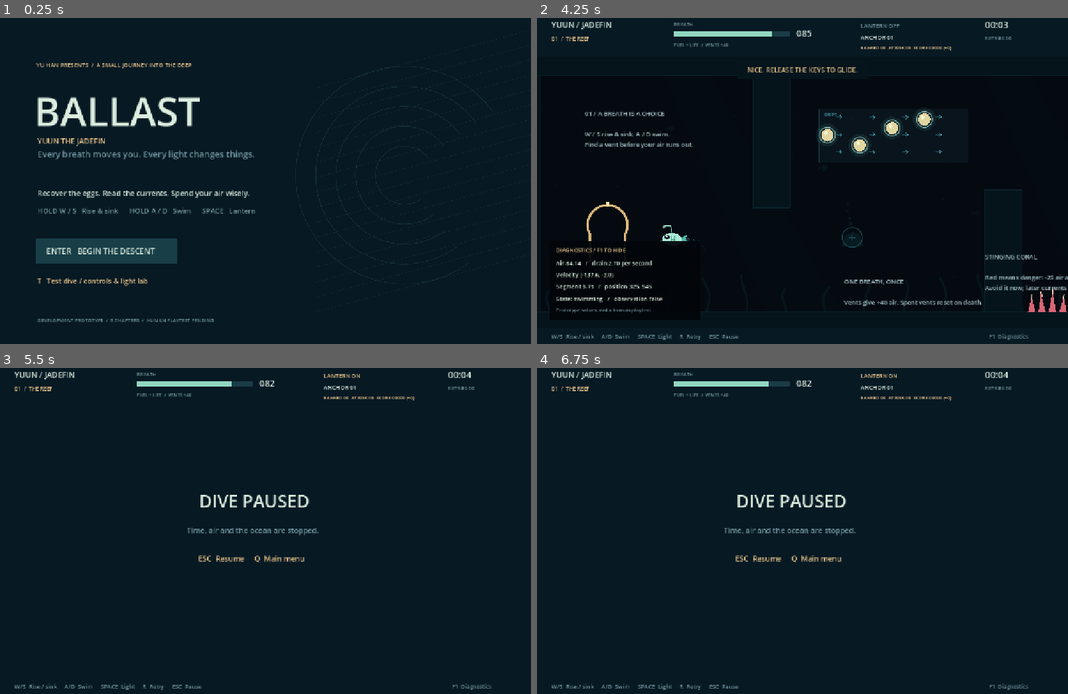
Above: before the commit, frames 1-4 (two rows, left to right).
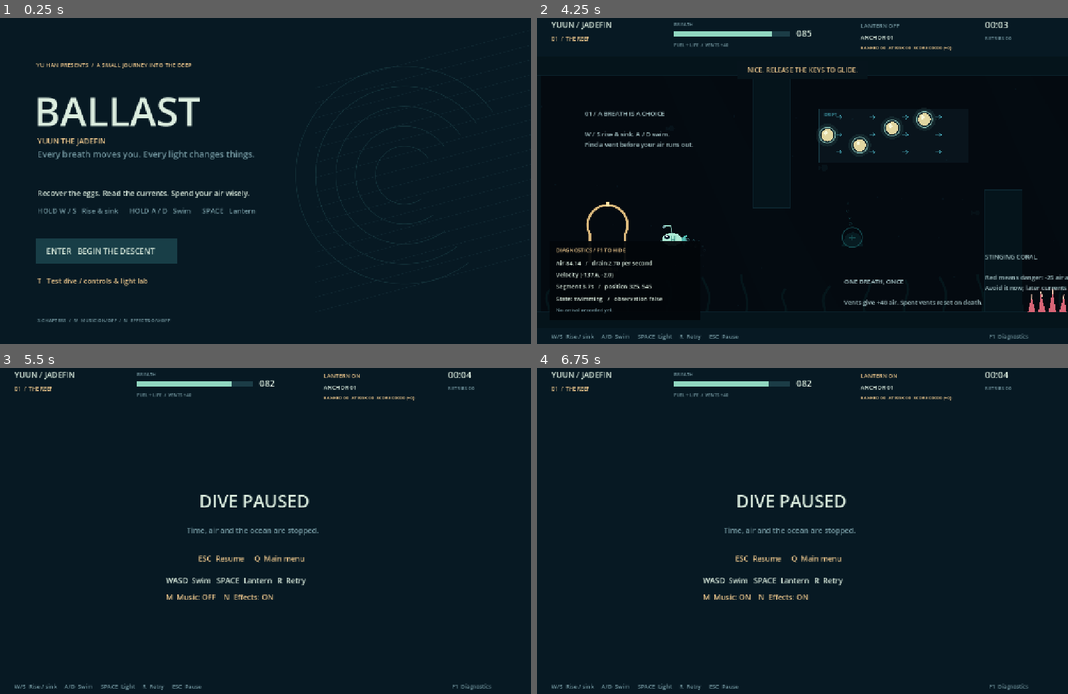
Above: after the commit, the same moments.

Repository: yhan3-ctrl/ballast
Game: Godot game, scene res://scenes/Main.tscn
The game is run twice, just before and just after one commit, with the same random seed, the same clock (stepped at 60 frames per second) and the same inputs.
Inputs:
- Up to frame 1 (0.25 s): no input
- Up to frame 2 (4.25 s): tap Enter (start) at 0.5, 0.8, 1.35 s; hold D (right) 0.53-1.28 s; hold Space (lantern) 0.53-1.28 s; hold S (down) 1.28-2.03 s; tap M at 1.55, 2.1 s; hold D (right) 2.03-2.78 s; tap N at 2.3, 2.85 s; hold W (up) 2.78-3.53 s; tap T at 3.05, 3.6 s; hold A (left) from 3.53 s (still down); hold Space (lantern) from 3.53 s (still down); tap F1 (debug) at 4.15 s
- Up to frame 3 (5.5 s): release Space (lantern) at 4.28 s; tap Space (lantern) at 4.35 s; tap Enter (start) at 4.55 s; tap Escape (pause) at 4.9 s; release A (left) at 5.03 s; hold S (down) from 5.03 s (still down); hold Enter (start) from 5.03 s (still down); tap M at 5.3 s
- Up to frame 4 (6.75 s): release S (down) at 5.78 s; release Enter (start) at 5.78 s; hold D (right) 5.78-6.53 s; tap M at 5.85 s; tap N at 6.05, 6.6 s; tap R (restart) at 6.5 s; hold W (up) from 6.53 s (still down)

The runs differ from the first frame. In frame 1, 0.2% of the frame differs, in the area x 7-41%, y 92-94%; in frame 2, less than 0.1%; in frame 3, 0.5%, in the area x 31-58%, y 64-72%; in frame 4, 0.5%.

Commit message:
fix: make Glimmer fair and unify segment settlement

Diff:
--- a/project.godot
+++ b/project.godot
@@ -11,7 +11,7 @@
 [application]
 
 config/name="Ballast"
-config/version="0.5.1"
+config/version="0.5.2"
 run/main_scene="res://scenes/Main.tscn"
 config/features=PackedStringArray("4.7", "GL Compatibility")
 config/icon="res://assets/icon.svg"
--- a/scripts/glimmer.gd
+++ b/scripts/glimmer.gd
@@ -1,4 +1,4 @@
-extends Node2D
+extends CharacterBody2D
 
 enum State { DRIFT, ATTRACTED, RETURN }
 var state: State = State.DRIFT
@@ -14,6 +14,22 @@
 var saw_attraction: bool = false
 var saw_return: bool = false
 
+var attraction_time: float = 0.0
+var alert_left: float = 0.0
+
+func _ready() -> void:
+	collision_layer = 0
+	collision_mask = 1
+	var collider := CollisionShape2D.new()
+	var circle := CircleShape2D.new()
+	circle.radius = 20.0
+	collider.shape = circle
+	add_child(collider)
+
+func has_sight_to(point: Vector2) -> bool:
+	var query := PhysicsRayQueryParameters2D.create(global_position, point, 1)
+	return get_world_2d().direct_space_state.intersect_ray(query).is_empty()
+
 func setup(area: Rect2, owner_world: Node2D, seg: int, safe: bool = false) -> void:
 	bounds = area
 	home = area.get_center()
@@ -28,6 +44,8 @@
 	phase = 0.0
 	saw_attraction = false
 	saw_return = false
+	attraction_time = 0.0
+	alert_left = 0.0
 	queue_redraw()
 
 func _physics_process(delta: float) -> void:
@@ -35,13 +53,16 @@
 	if not is_instance_valid(world.player) or world.player.dying:
 		return
 	var p = world.player
-	var detect: bool = p.lantern_on and position.distance_to(p.position) < detection_radius
+	var detect: bool = p.lantern_on and position.distance_to(p.position) < detection_radius and has_sight_to(p.global_position)
 	if detect:
+		if state != State.ATTRACTED:
+			alert_left = 0.35
 		state = State.ATTRACTED
-		saw_attraction = true
+		attraction_time += delta
+		saw_attraction = attraction_time >= 0.6 and position.distance_to(home) >= 30.0
 	elif state == State.ATTRACTED:
 		state = State.RETURN
-		saw_return = saw_attraction
+		attraction_time = 0.0
 	var target := home
 	match state:
 		State.DRIFT:
@@ -51,18 +72,24 @@
 			target = p.position
 		State.RETURN:
 			if position.distance_to(home) < 5:
+				saw_return = saw_attraction
 				state = State.DRIFT
 				phase = 0.0
 	target = target.clamp(bounds.position + Vector2(20, 20), bounds.end - Vector2(20, 20))
-	position = position.move_toward(target, speed * delta)
-	if not harmless and p.invulnerable_left <= 0 and position.distance_to(p.position) < 34:
+	alert_left = maxf(0.0, alert_left - delta)
+	var step_speed := speed if state == State.ATTRACTED else 120.0
+	if alert_left <= 0.0:
+		move_and_collide(position.direction_to(target) * minf(step_speed * delta, position.distance_to(target)))
+	if not harmless and p.invulnerable_left <= 0 and position.distance_to(p.position) < 34 and has_sight_to(p.global_position):
 		p.begin_drowning("Glimmer contact")
 	if harmless and saw_attraction and saw_return:
 		world.complete_observation()
 	queue_redraw()
 
 func _draw() -> void:
-	var c := Color("f3aa98") if state == State.ATTRACTED else Color("b7a7ec")
+	var c := Color("f3aa98") if state == State.ATTRACTED else (Color("91d7c0") if harmless else Color("b7a7ec"))
+	if alert_left > 0.0:
+		draw_arc(Vector2.ZERO, 33, 0, TAU, 32, Color("ffd191"), 3.0, true)
 	var pulse: float = 1.0 + sin(clock * 3.5) * 0.06
 	draw_circle(Vector2.ZERO, 22 * pulse, Color(c, 0.16))
 	draw_colored_polygon(PackedVector2Array([Vector2(-19, 7), Vector2(-19, -5), Vector2(-10, -19), Vector2(10, -19), Vector2(19, -5), Vector2(19, 7)]), c)
--- a/scripts/hud.gd
+++ b/scripts/hud.gd
@@ -30,7 +30,7 @@
 		draw_rect(Rect2(88, 541, 340, 61), Color("183e47"))
 		text(Vector2(112, 580), "ENTER   BEGIN THE DESCENT", 19)
 		text(Vector2(90, 651), "T   Test dive / controls & light lab", 17, GOLD)
-		text(Vector2(90, 744), "DEVELOPMENT PROTOTYPE  /  3 CHAPTERS  /  HUMAN PLAYTEST PENDING", 12, MUTED)
+		text(Vector2(90, 744), "3 CHAPTERS  /  M  MUSIC ON/OFF  /  N  EFFECTS ON/OFF", 12, MUTED)
 		return
 	if not is_instance_valid(world.player):
 		return
@@ -72,7 +72,7 @@
 		draw_rect(Rect2(369, 170, 542, 46), Color(0.025, 0.08, 0.11, 0.96))
 		text(Vector2(406, 199), "AT RISK  —  PEARLS BANK AT THE NEXT ANCHOR", 16, GOLD)
 	if p.dying:
-		text(Vector2(487, 395), "OUT OF BREATH", 32, GOLD)
+		text(Vector2(487, 395), p.death_reason.to_upper(), 32, GOLD)
 		text(Vector2(476, 432), "Returning to your last anchor...", 18)
 	if world.debug_visible:
 		draw_rect(Rect2(30, 550, 365, 188), Color(0.01, 0.025, 0.04, 0.95))
@@ -81,12 +81,14 @@
 		text(Vector2(46, 635), "Velocity (%+.1f, %+.1f)" % [p.velocity.x, p.velocity.y], 14)
 		text(Vector2(46, 663), "Segment %.1fs   /   position %.0f, %.0f" % [world.segment_time, p.position.x, p.position.y], 14)
 		text(Vector2(46, 693), "State: %s   /   observation %s" % ["drowning" if p.dying else "swimming", world.observation_complete], 14)
-		text(Vector2(46, 719), "Prototype values; not a human playtest.", 12, MUTED)
+		text(Vector2(46, 719), ("Last arrival: %.1f air / %.1fs" % [world.last_arrival.air, world.last_arrival.seconds]) if not world.last_arrival.is_empty() else "No arrival recorded yet.", 12, MUTED)
 	if world.paused:
 		draw_rect(Rect2(0, 104, 1280, 654), Color("071923"))
 		text(Vector2(480, 348), "DIVE PAUSED", 42)
 		text(Vector2(450, 409), "Time, air and the ocean are stopped.", 18, MUTED)
 		text(Vector2(478, 477), "ESC  Resume     Q  Main menu", 18, GOLD)
+		text(Vector2(400, 530), "WASD  Swim   SPACE  Lantern   R  Retry", 18)
+		text(Vector2(400, 570), "M  Music: %s    N  Effects: %s" % ["OFF" if world.music_muted else "ON", "OFF" if world.effects_muted else "ON"], 18, GOLD)
 	if world.finished:
 		draw_rect(Rect2(0, 104, 1280, 654), Color("071923"))
 		text(Vector2(120, 248), "TEST DIVE COMPLETE" if world.test_room else "A LITTLE LIGHT, RETURNED.", 45)
--- a/scripts/pearl.gd
+++ b/scripts/pearl.gd
@@ -21,17 +21,17 @@
 	material = mat
 
 func _touch(body: Node) -> void:
-	if collected or not is_instance_valid(world) or body != world.player:
+	if collected or not is_instance_valid(world) or body != world.player or body.dying:
 		return
 	collected = true
-	monitoring = false
+	set_deferred("monitoring", false)
 	visible = false
 	world.collect_pearl(self)
 
 func reset_pearl() -> void:
 	collected = false
 	visible = true
-	monitoring = true
+	set_deferred("monitoring", true)
 	position.y = base_y
 	queue_redraw()
 
--- a/scripts/world.gd
+++ b/scripts/world.gd
@@ -46,6 +46,12 @@
 var level_times: Array[float] = []
 var sound_streams: Dictionary = {}
 var music_player: AudioStreamPlayer
+var segment_records: Array[Dictionary] = []
+var last_arrival: Dictionary = {}
+var level_started_at: float = 0.0
+var music_muted: bool = false
+var effects_muted: bool = false
+var exit_settled: bool = false
 var score: int = 0
 var collected_pearls: int = 0
 var total_pearls: int = 0
@@ -104,6 +110,12 @@
 		return
 	if event.is_action_pressed("debug"):
 		debug_visible = not debug_visible
+	if event is InputEventKey and event.physical_keycode == KEY_M:
+		music_muted = not music_muted
+		if is_instance_valid(music_player):
+			music_player.volume_db = -80.0 if music_muted else -17.0
+	if event is InputEventKey and event.physical_keycode == KEY_N:
+		effects_muted = not effects_muted
 	if menu or finished:
 		if event.is_action_pressed("start"):
 			test_room = false
@@ -142,6 +154,9 @@
 	combo_left = 0.0
 	level_index = 0
 	level_times.clear()
+	segment_records.clear()
+	last_arrival = {}
+	level_started_at = 0.0
 	build_level()
 	running = true
 
@@ -158,6 +173,8 @@
 	player = null
 
 func build_level() -> void:
+	exit_settled = false
+	level_started_at = elapsed
 	if is_instance_valid(world_layer):
 		remove_child(world_layer)
 		world_layer.queue_free()
@@ -272,7 +289,7 @@
 				add_glimmer(Rect2(offset + 670, 480, 450, 210), seg)
 				add_sign(Vector2(offset + 80, 230), "%02d / CHOOSE YOUR COST" % (seg + 1), "High route: spend air climbing.\nLow route: borrow the flow, travel dark near Glimmers.")
 			else:
-				add_glimmer(Rect2(offset + 970, 210, 480, 480), seg)
+				add_glimmer(Rect2(offset + 970, 490, 410, 200), seg)
 				add_wall(Rect2(offset + 1390, 150, 60, 270))
 				add_wall(Rect2(offset + 1390, 550, 60, 170))
 				add_sign(Vector2(offset + 80, 230), "%02d / MAKE AN OPENING" % (seg + 1), "Draw the Glimmer away from the passage.\nGo dark, descend, and borrow the current.")
@@ -353,7 +370,7 @@
 	hazards.append(hazard)
 
 func collect_pearl(pearl: Node) -> void:
-	if not pearl in pearls:
+	if not pearl in pearls or pearl in pending_pearls or player.dying:
 		return
 	combo = combo + 1 if combo_left > 0.0 else 1
 	combo_left = 3.5
@@ -412,9 +429,8 @@
 func activate_checkpoint(cp: Node) -> bool:
 	if player.dying or respawn_pending or cp.activated or cp.checkpoint_id <= active_checkpoint:
 		return false
-	var banked: Dictionary = bank_segment_rewards()
-	var air_bonus: int = int(round(player.air)) * AIR_BONUS_MULTIPLIER
-	score += air_bonus
+	var banked := settle_segment("anchor")
+	var air_bonus: int = banked.air_bonus
 	cp.activated = true
 	cp.queue_redraw()
 	active_checkpoint = cp.checkpoint_id
@@ -426,6 +442,27 @@
 	notify("ANCHOR  /  %d PEARLS BANKED  /  AIR BONUS +%d" % [banked.pearls, air_bonus])
 	return true
 
+func record_segment(event: String, air_bonus: int = 0) -> Dictionary:
+	var entry := {"event": event, "level": level_index + 1, "segment": active_checkpoint + 1,
+		"seconds": snappedf(segment_time, 0.01), "air": snappedf(player.air, 0.01),
+		"pearls": pending_pearls.size(), "pearl_score": pending_score,
+		"air_bonus": air_bonus, "reason": last_reason if event == "retry" else ""}
+	segment_records.append(entry)
+	print("BALLAST_TELEMETRY ", JSON.stringify(entry))
+	return entry
+
+func settle_segment(event: String) -> Dictionary:
+	var air_bonus := int(round(player.air)) * AIR_BONUS_MULTIPLIER
+	last_arrival = record_segment(event, air_bonus)
+	var banked := bank_segment_rewards()
+	score += air_bonus
+	banked["air_bonus"] = air_bonus
+	return banked
+
+func _notification(what: int) -> void:
+	if what == NOTIFICATION_APPLICATION_FOCUS_OUT and running and not finished:
+		set_paused(true)
+
 func request_respawn(reason: String) -> void:
 	if respawn_pending or not running:
 		return
@@ -437,6 +474,7 @@
 	if not is_instance_valid(player):
 		respawn_pending = false
 		return
+	record_segment("retry")
 	deaths += 1
 	var lost_pearls: int = discard_segment_rewards()
 	segment_time = 0
@@ -477,10 +515,12 @@
 			heartbeat_timer = 1.1
 	if player.position.y > 900 or player.position.x < -150:
 		request_respawn("Out of bounds")
-	if not player.dying and not respawn_pending and player.position.distance_to(exit_point) < 65:
+	if not exit_settled and not player.dying and not respawn_pending and player.position.distance_to(exit_point) < 65:
 		if level_index == 0 and not test_room and not observation_complete:
 			return
-		bank_segment_rewards()
+		exit_settled = true
+		settle_segment("exit")
+		level_times.append(elapsed - level_started_at)
 		play_sound("complete")
 		if test_room or level_index >= 2:
 			finished = true
@@ -488,7 +528,6 @@
 			player.controlled = false
 			world_layer.process_mode = Node.PROCESS_MODE_DISABLED
 		else:
-			level_times.append(elapsed)
 			level_index += 1
 			call_deferred("build_level")
 
@@ -515,7 +554,7 @@
 	notice_left = 4.0
 
 func play_sound(sound: String) -> void:
-	if not sound_streams.has(sound) or DisplayServer.get_name() == "headless":
+	if effects_muted or not sound_streams.has(sound) or DisplayServer.get_name() == "headless":
 		return
 	var audio := AudioStreamPlayer.new()
 	audio.stream = sound_streams[sound]
--- a/tests/test_runner.gd
+++ b/tests/test_runner.gd
@@ -146,6 +146,67 @@
 	check(hostile_glimmer.speed > 235.0, "Glimmer chase speed exceeds player top speed")
 	check(ResourceLoader.exists("res://assets/audio/music.wav"), "original music asset is present")
 	check(ResourceLoader.exists("res://assets/audio/pearl.wav"), "pearl event sound is present")
+	# Synchronize the physics server before testing actual walls and ray queries.
+	world.set_physics_process(false)
+	world.player.set_physics_process(false)
+	for creature in world.creatures:
+		creature.set_physics_process(false)
+	world.player.reset_at(Vector2(700, 300))
+	glimmer.position = Vector2(550, 300)
+	await physics_frame
+	await physics_frame
+	check(not glimmer.has_sight_to(world.player.global_position), "real wall blocks Glimmer line of sight")
+	world.player.lantern_on = true
+	glimmer.state = glimmer.State.DRIFT
+	glimmer._physics_process(0.1)
+	check(glimmer.state != glimmer.State.ATTRACTED, "lantern behind wall cannot attract Glimmer")
+	glimmer.position = Vector2(550, 300)
+	glimmer.move_and_collide(Vector2(200, 0))
+	check(glimmer.position.x <= 560.1, "Glimmer collision body cannot cross real wall")
+	glimmer.reset_creature()
+	world.observation_complete = false
+	glimmer.position = glimmer.home + Vector2(50, 0)
+	glimmer.state = glimmer.State.ATTRACTED
+	glimmer.saw_attraction = true
+	world.player.lantern_on = false
+	glimmer._physics_process(0.01)
+	check(not world.observation_complete, "observation is not complete when return merely begins")
+	for frame in range(90):
+		glimmer._physics_process(1.0 / 60.0)
+	check(world.observation_complete, "observation completes after creature reaches home")
+	world.player.reset_at(world.exit_point)
+	world.player.air = 37.0
+	world.segment_time = 23.5
+	var score_before_exit: int = world.score
+	world._physics_process(0.0)
+	check(world.score == score_before_exit + 740, "exit awards the same air bonus as an anchor")
+	check(near(world.last_arrival.air, 37.0) and near(world.last_arrival.seconds, 23.5), "arrival telemetry preserves pre-refill air and segment duration")
+	world._physics_process(0.0)
+	check(world.score == score_before_exit + 740, "exit cannot award the bonus twice")
+	check(world.level_times.size() == 1, "final level duration is recorded")
+	world.finished = false
+	world.running = true
+	world._notification(Node.NOTIFICATION_APPLICATION_FOCUS_OUT)
+	check(world.paused, "losing application focus pauses an active dive")
+	world.set_paused(false)
+	world.test_room = false
+	for level in range(3):
+		world.level_index = level
+		world.build_level()
+		world.world_layer.process_mode = Node.PROCESS_MODE_DISABLED
+		await physics_frame
+		await physics_frame
+		var clear_homes := true
+		for creature in world.creatures:
+			var query := PhysicsShapeQueryParameters2D.new()
+			var circle := CircleShape2D.new()
+			circle.radius = 20.0
+			query.shape = circle
+			query.transform = Transform2D(0, creature.global_position)
+			query.collision_mask = 1
+			if not creature.get_world_2d().direct_space_state.intersect_shape(query).is_empty():
+				clear_homes = false
+		check(clear_homes, "chapter %d Glimmer homes do not overlap walls" % (level + 1))
 	print("RESULT: %d checks, %d failures" % [checks, failures])
 	world.free()
 	quit(1 if failures else 0)
Not shown, changed: export_presets.cfg
Not shown, changed: GDD.md
Not shown, changed: PLAYTEST.md
Not shown, changed: README.md
